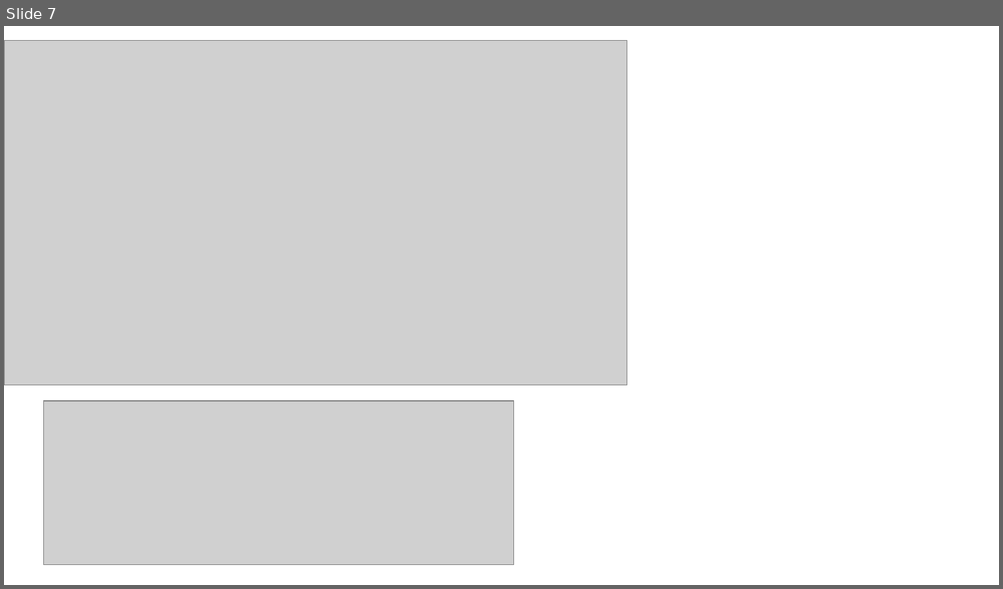
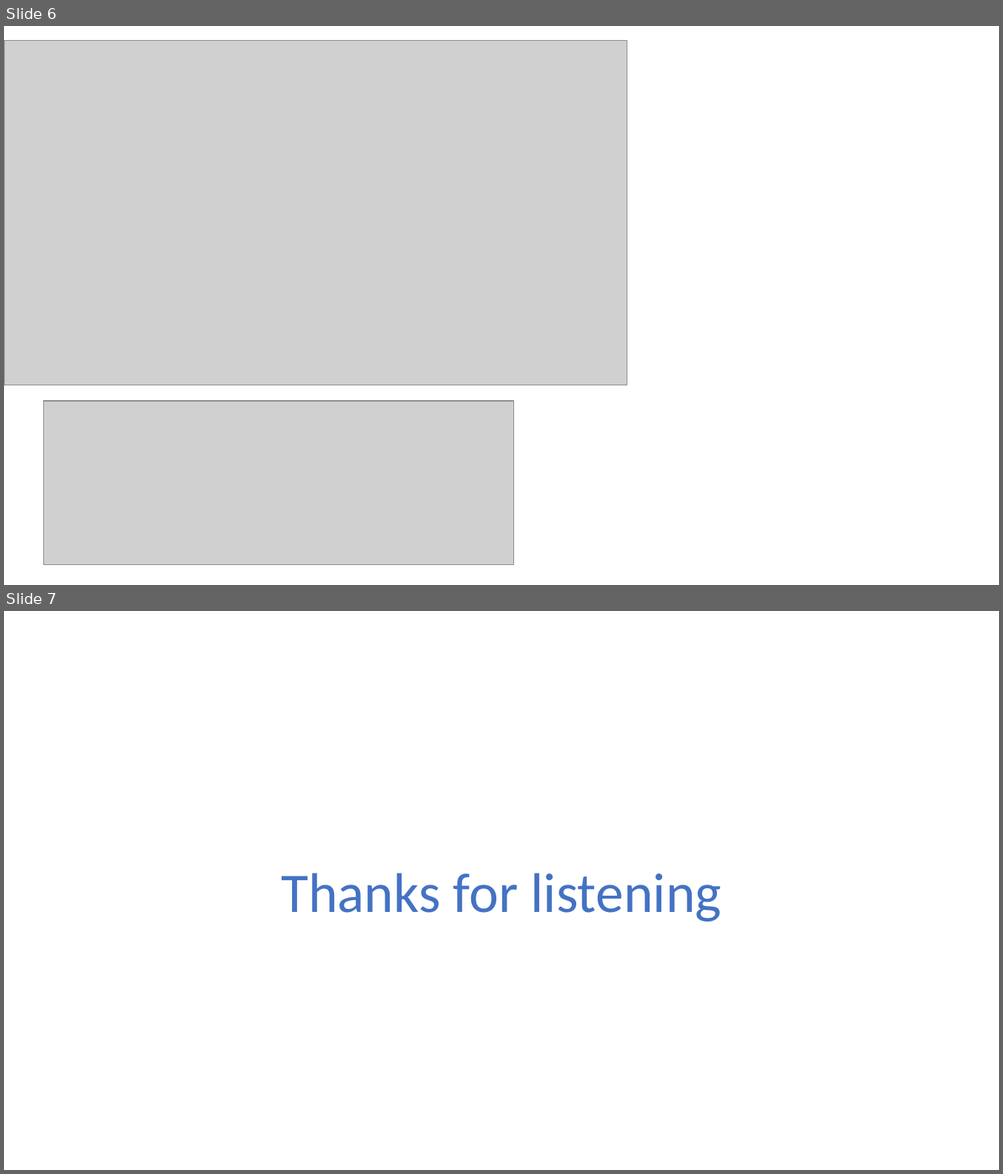
Before and after one commit to HAS-Tools-Fall2021/homework-xingyuzhang95, a slide deck: forecast_evaluation_wk12.pptx. Shown one above the other, each under a label of ours: slide 7 before the commit, slides 6 and 7 after it. The pictures are 1003x589 and 1003x1174 pixels, drawn with LibreOffice and Linux fonts; fonts in the diff are those of the drawing; grey boxes stand for pictures. Boxes give left, top, right and bottom in pixels: in the first picture for what was removed or moved away, otherwise in the second. Text is boxed around its words. In the diff, an @@ line names an element or a change of style, - is before the commit and + after.

```diff
--- a/forecast_evaluation_wk12.pptx
+++ b/forecast_evaluation_wk12.pptx
@@ slide 7 added at [4, 611, 999, 1170], background #FFFFFF @@
@@ text added at [281, 873, 722, 922], 54 pt, text #4472C4 @@
+Thanks for listening
@@ what was slide 7 is now slide 6 @@
```
Also in this commit, not shown: 3 slides changed, 1 slide removed, 2 other files.
